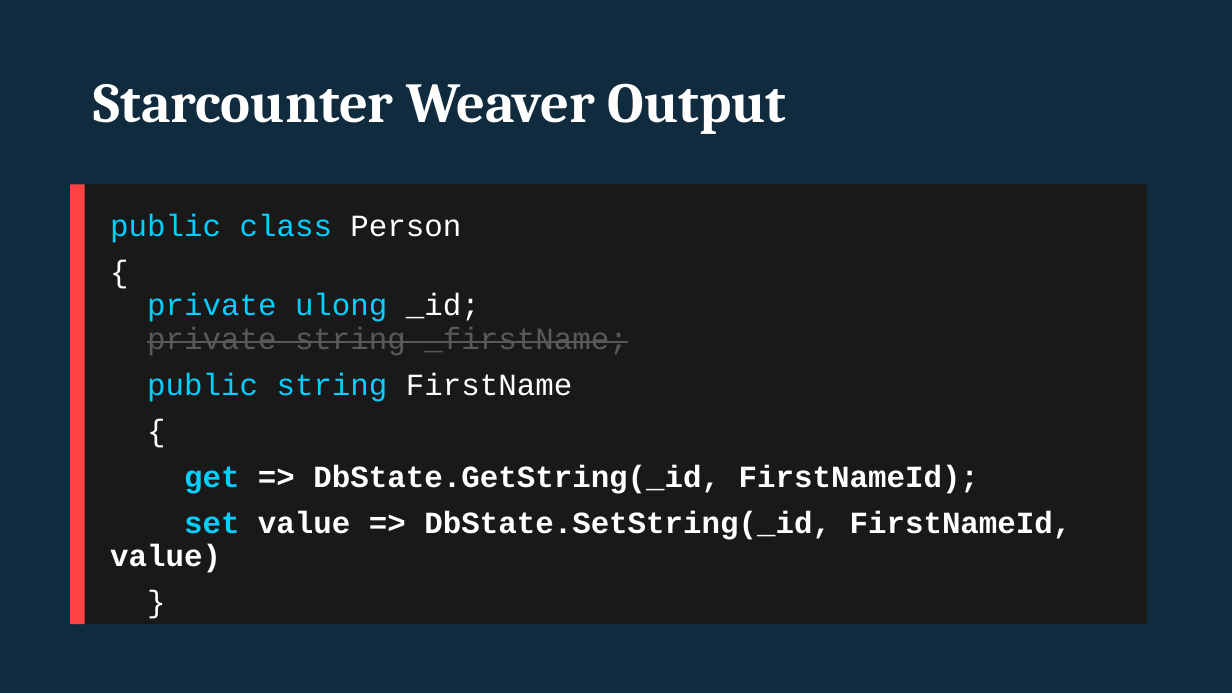
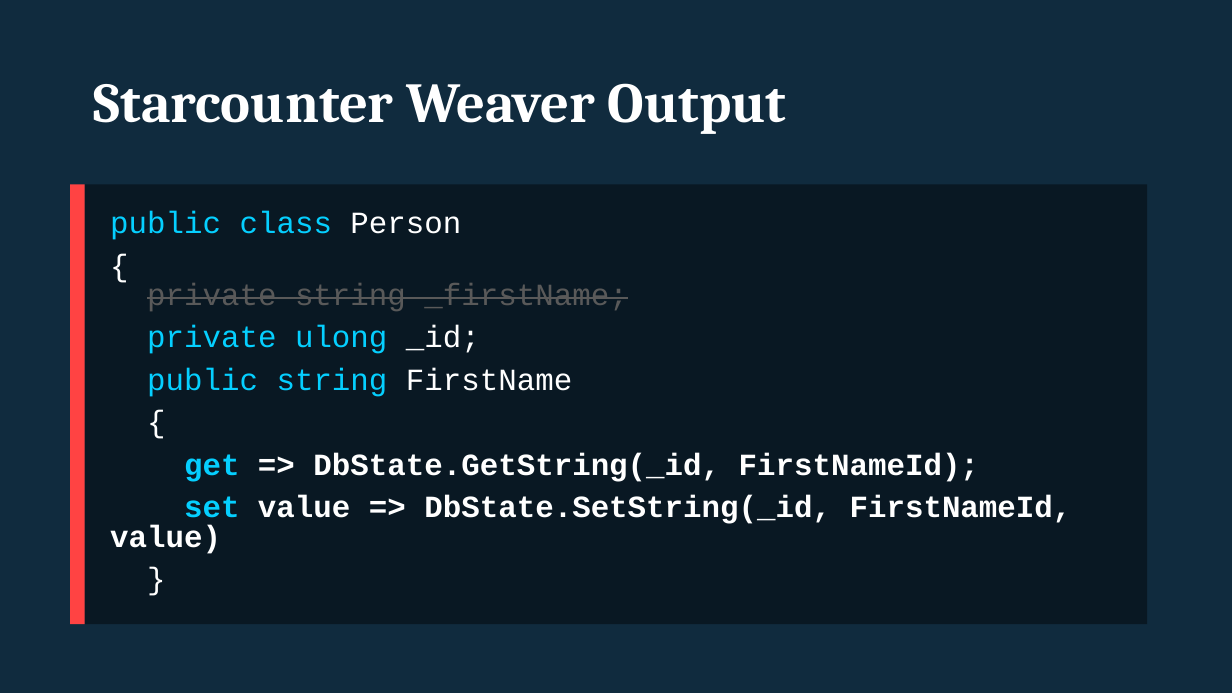
Before and after one commit to rogeralsing/Presentations, a slide deck: slide 18 of Starcounter/usa.pptx (slide 15 before the commit). Drawn at 1232x693 pixels with LibreOffice and Linux fonts; fonts in the diff are those of the drawing. Boxes give left, top, right and bottom in pixels: in the first picture for what was removed or moved away, otherwise in the second. Text is boxed around its words. In the diff, an @@ line names an element or a change of style, - is before the commit and + after.

```diff
--- a/Starcounter/usa.pptx
+++ b/Starcounter/usa.pptx
@@ text "public class Person" at bbox=[85, 185, 1148, 625]: fill #191919 to #091823 @@
@@ text at bbox=[110, 211, 1072, 554]: line spacing 0.9 to 0.8 @@
@@ text at bbox=[147, 283, 627, 354]: text changed @@
-{
-private ulong _id;
-private string _firstName;
+{
+private string _firstName;
+private ulong _id;
```
Also in this commit, not shown: 10 other slides changed, 7 slides added, 1 slide removed.
